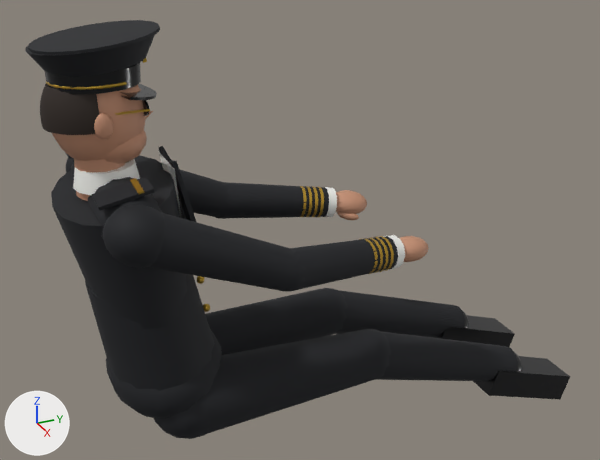
Renders of the glTF model public/models/pilot-b737-captain.glb from each side of a commit.
One viewpoint serves both versions: a 50 mm lens placed at (1.65, -0.402, 1.156), pointed at (-0.044, 0.361, 0.309). The axes (+X, +Y, +Z) are drawn at lower left. The lights are the same throughout. The older version comes first. Where no turn or scale is listed for an object, it has been applied to the vertices. Vertices at exactly the same position are counted once.

Script lines for the objects in view, before the commit:
```python
ob_pilot_leg_l_foot = bpy.data.objects.new('Pilot_Leg_L_Foot', None)
ob_pilot_leg_l_foot.parent = ob_pilot_leg_l
ob_pilot_leg_l_foot.location = (-0.126, 0.902, -0.125)
ob_pilot_leg_l_foot.rotation_euler = (-0.337, 0.0, 0.0)  # degrees (-19, 0, 0)
ob_pilot_leg_l_shin = bpy.data.objects.new('Pilot_Leg_L_Shin', None)
ob_pilot_leg_l_shin.parent = ob_pilot_leg_l
ob_pilot_leg_l_shin.location = (-0.118, 0.477, 0.0136)
ob_pilot_leg_l_shin.rotation_euler = (-1.887, -0.018, 0.0248)  # degrees (-108, -1, 1.4)
ob_pilot_leg_l_shin.scale = (1.0, 1.0, 1.04)
ob_pilot_leg_l_shin_pilot_airline_trousers = bpy.data.objects.new('Pilot_Leg_L_Shin_pilot-airline-trousers', me_mesh_16)
ob_pilot_leg_l_shin_pilot_airline_trousers.parent = ob_pilot_leg_l_shin
ob_pilot_leg_l_shin_pilot_airline_trousers.location = (0.0, 0.0, 0.0)
ob_pilot_leg_l_thigh = bpy.data.objects.new('Pilot_Leg_L_Thigh', None)
ob_pilot_leg_l_thigh.parent = ob_pilot_leg_l
ob_pilot_leg_l_thigh.location = (-0.095, 0.02, 0.0)
ob_pilot_leg_l_thigh.rotation_euler = (-1.541, -0.0499, 0.0484)  # degrees (-88, -2.9, 2.8)
ob_pilot_leg_l_thigh.scale = (1.0, 1.0, 1.04)
ob_pilot_leg_l_thigh_pilot_airline_trousers = bpy.data.objects.new('Pilot_Leg_L_Thigh_pilot-airline-trousers', me_mesh_15)
ob_pilot_leg_l_thigh_pilot_airline_trousers.parent = ob_pilot_leg_l_thigh
ob_pilot_leg_l_thigh_pilot_airline_trousers.location = (0.0, 0.0, 0.0)
ob_pilot_leg_r_foot = bpy.data.objects.new('Pilot_Leg_R_Foot', None)
ob_pilot_leg_r_foot.parent = ob_pilot_leg_r
ob_pilot_leg_r_foot.location = (0.124, 0.902, -0.125)
ob_pilot_leg_r_foot.rotation_euler = (-0.337, 0.0, 0.0)  # degrees (-19, 0, 0)
ob_pilot_leg_r_shin = bpy.data.objects.new('Pilot_Leg_R_Shin', None)
ob_pilot_leg_r_shin.parent = ob_pilot_leg_r
ob_pilot_leg_r_shin.location = (0.117, 0.477, 0.0136)
ob_pilot_leg_r_shin.rotation_euler = (-1.887, 0.0159, -0.022)  # degrees (-108, 0.9, -1.3)
ob_pilot_leg_r_shin.scale = (1.0, 1.0, 1.04)
ob_pilot_leg_r_thigh = bpy.data.objects.new('Pilot_Leg_R_Thigh', None)
ob_pilot_leg_r_thigh.parent = ob_pilot_leg_r
ob_pilot_leg_r_thigh.location = (0.095, 0.02, 0.0)
ob_pilot_leg_r_thigh.rotation_euler = (-1.541, 0.0481, -0.0467)  # degrees (-88, 2.8, -2.7)
ob_pilot_leg_r_thigh.scale = (1.0, 1.0, 1.04)
ob_pilot_leg_r_thigh_pilot_airline_trousers = bpy.data.objects.new('Pilot_Leg_R_Thigh_pilot-airline-trousers', me_mesh_18)
ob_pilot_leg_r_thigh_pilot_airline_trousers.parent = ob_pilot_leg_r_thigh
ob_pilot_leg_r_thigh_pilot_airline_trousers.location = (0.0, 0.0, 0.0)
# also in view: 'Pilot_Arm_L_Fore_pilot-airline-gold' at (-0.172, 0.445, 0.321); 'Pilot_Head_pilot-airline-shirt' at (0.0, -0.102, 0.544); 'Pilot_Torso_pilot-airline-uniform' at (0.0, -0.055, 0.314); 'Pilot_Arm_R_Hand_pilot-civil-skin' at (0.151, 0.549, 0.304); 'Pilot_Head_pilot-airline-hair' at (0.0, -0.168, 0.699)
```
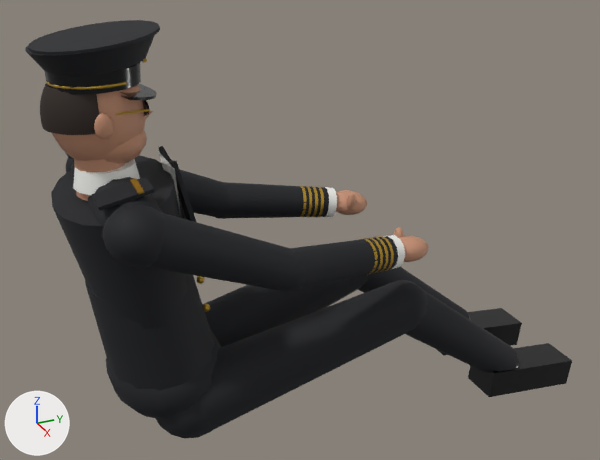
Not drawn themselves, but carrying or shaping drawn objects: ob_pilot_leg_l_thigh, ob_pilot_leg_l_shin, ob_pilot_leg_l_foot, ob_pilot_leg_r_thigh, ob_pilot_leg_r_shin, ob_pilot_leg_r_foot.

Pixel boxes (x1, y1, x2, y2) of what changed, in the pictures (600 x 460 px; the box of a moved part takes in the faces that stretch with it):
```json
{"object": "Pilot_Leg_R_Thigh_pilot-airline-trousers", "change": "reshaped, turned, rescaled", "before": [154, 329, 391, 439], "after": [155, 280, 428, 439]}
{"object": "Pilot_Leg_L_Thigh_pilot-airline-trousers", "change": "reshaped, turned", "before": [206, 288, 348, 355], "after": [202, 274, 369, 347]}
{"object": "Pilot_Leg_R_Shin_pilot-airline-trousers", "change": "moved, turned", "before": [375, 331, 518, 381], "after": [405, 290, 517, 373]}
{"object": "Pilot_Leg_L_Shin_pilot-airline-trousers", "change": "moved, turned, rescaled", "before": [335, 290, 465, 337], "after": [358, 267, 469, 319]}
{"object": "Pilot_Leg_R_Foot_pilot-airline-shoes", "change": "moved, turned", "before": [473, 352, 570, 400], "after": [468, 343, 572, 397]}
{"object": "Pilot_Leg_L_Foot_pilot-airline-shoes", "change": "moved, turned", "before": [425, 311, 515, 347], "after": [438, 308, 522, 355]}
{"part": 1, "of": "me_mesh_15", "change": "moved or reshaped", "before": [323, 288, 348, 330], "on screen": "not visible afterwards"}
{"part": 2, "of": "me_mesh_15", "change": "moved or reshaped", "before": [206, 289, 339, 344], "after": [202, 274, 368, 318]}
{"part": 3, "of": "me_mesh_18", "change": "moved or reshaped", "before": [365, 329, 391, 377], "after": [395, 280, 428, 325]}
{"part": 4, "of": "me_mesh_18", "change": "moved or reshaped", "before": [207, 329, 381, 434], "after": [211, 282, 413, 430]}
```

Edits to the scene script, one JSON object a line:
```json
{"block": "me_mesh_15", "where": "# used by ob_pilot_leg_l_thigh_pilot_airline_trousers; parent = ob_pilot_leg_l_thigh; location = (0.0, 0.0, 0.0)"}
{"op": "remove", "block": "me_mesh_15", "code": "me_mesh_15.from_pydata(...)  # 240 vertices, 432 faces; spans x -0.089..0.089, y -0.089..0.089, z -0.09..0.504"}
{"op": "add", "block": "me_mesh_15", "code": "me_mesh_15.from_pydata(...)  # 240 vertices, 432 faces; spans x -0.089..0.089, y -0.089..0.089, z -0.09..0.624"}
{"block": "me_mesh_15", "change": "me_mesh_15 part 1: the loose piece of 106 vertices spanning x -0.063..0.063, y -0.063..0.063, z 0.376..0.504 is moved by (0.0, 0.0, 0.12)"}
{"block": "me_mesh_15", "change": "me_mesh_15 part 2: all 14 vertices in x -0.064..0.064, y -0.064..0.064, z 0.44 are moved by (0.0, 0.0, 0.12)"}
{"block": "me_mesh_18", "where": "# used by ob_pilot_leg_r_thigh_pilot_airline_trousers; parent = ob_pilot_leg_r_thigh; location = (0.0, 0.0, 0.0)"}
{"op": "remove", "block": "me_mesh_18", "code": "me_mesh_18.from_pydata(...)  # 240 vertices, 432 faces; spans x -0.089..0.089, y -0.089..0.089, z -0.09..0.504"}
{"op": "add", "block": "me_mesh_18", "code": "me_mesh_18.from_pydata(...)  # 240 vertices, 432 faces; spans x -0.089..0.089, y -0.089..0.089, z -0.09..0.624"}
{"block": "me_mesh_18", "change": "me_mesh_18 part 3: the loose piece of 106 vertices spanning x -0.063..0.063, y -0.063..0.063, z 0.376..0.504 is moved by (0.0, 0.0, 0.12)"}
{"block": "me_mesh_18", "change": "me_mesh_18 part 4: all 14 vertices in x -0.064..0.064, y -0.064..0.064, z 0.44 are moved by (0.0, 0.0, 0.12)"}
{"op": "set", "path": "ob_pilot_leg_l_thigh.rotation_euler", "old": "(-1.541, -0.0499, 0.0484)", "new": "(-1.322, -0.0558, 0.0434)", "note": "degrees (-88, -2.9, 2.8) -> degrees (-76, -3.2, 2.5)"}
{"op": "set", "path": "ob_pilot_leg_l_shin.scale", "old": "(1.0, 1.0, 1.04)", "new": "(1.0, 1.0, 1.0)"}
{"op": "set", "path": "ob_pilot_leg_l_shin.location", "old": "(-0.118, 0.477, 0.0136)", "new": "(-0.126, 0.562, 0.137)"}
{"op": "set", "path": "ob_pilot_leg_l_shin.rotation_euler", "old": "(-1.887, -0.018, 0.0248)", "new": "(-2.229, 0.033, -0.0671)", "note": "degrees (-108, -1, 1.4) -> degrees (-128, 1.9, -3.8)"}
{"op": "set", "path": "ob_pilot_leg_l_foot.location", "old": "(-0.126, 0.902, -0.125)", "new": "(-0.112, 0.902, -0.125)"}
{"op": "set", "path": "ob_pilot_leg_l_foot.rotation_euler", "old": "(-0.337, 0.0, 0.0)", "new": "(-0.119, 0.0, 0.0)", "note": "degrees (-19, 0, 0) -> degrees (-6.8, 0, 0)"}
{"op": "set", "path": "ob_pilot_leg_r_thigh.scale", "old": "(1.0, 1.0, 1.04)", "new": "(1.0, 1.0, 1.0)"}
{"op": "set", "path": "ob_pilot_leg_r_thigh.rotation_euler", "old": "(-1.541, 0.0481, -0.0467)", "new": "(-1.322, 0.0558, -0.0434)", "note": "degrees (-88, 2.8, -2.7) -> degrees (-76, 3.2, -2.5)"}
{"op": "set", "path": "ob_pilot_leg_r_shin.location", "old": "(0.117, 0.477, 0.0136)", "new": "(0.126, 0.562, 0.137)"}
{"op": "set", "path": "ob_pilot_leg_r_shin.rotation_euler", "old": "(-1.887, 0.0159, -0.022)", "new": "(-2.229, -0.033, 0.0671)", "note": "degrees (-108, 0.9, -1.3) -> degrees (-128, -1.9, 3.8)"}
{"op": "set", "path": "ob_pilot_leg_r_foot.location", "old": "(0.124, 0.902, -0.125)", "new": "(0.112, 0.902, -0.125)"}
{"op": "set", "path": "ob_pilot_leg_r_foot.rotation_euler", "old": "(-0.337, 0.0, 0.0)", "new": "(-0.119, 0.0, 0.0)", "note": "degrees (-19, 0, 0) -> degrees (-6.8, 0, 0)"}
```
